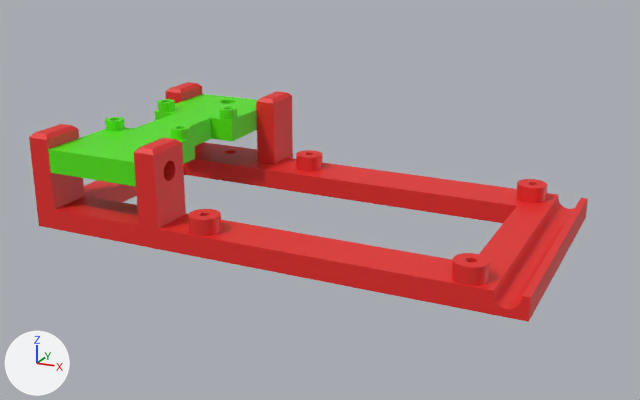
The Blender file 3d/tilter.blend as it was, and as the next commit left it.
One viewpoint serves both versions: a 50 mm camera at (95.1, -159.5, 63.1) aimed at (15.3, 9.2, -1.6). The axes (+X, +Y, +Z) are drawn at lower left. The lights are the same throughout.
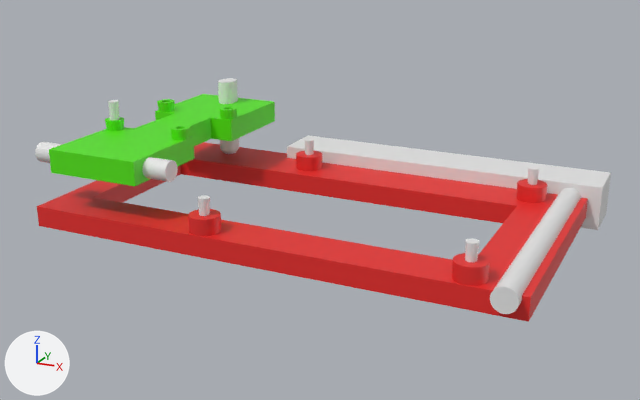
Commit message: fix: tilter

The change, as JSON lines over the scene's bpy script:
```json
{"op": "remove", "block": "ob_cylinder", "code": "ob_cylinder.hide_set(True)  # its collection is switched off"}
{"op": "remove", "block": "ob_cylinder_002", "code": "ob_cylinder_002.hide_set(True)  # its collection is switched off"}
{"op": "remove", "block": "ob_cube_004", "code": "ob_cube_004.hide_set(True)  # its collection is switched off"}
{"op": "remove", "block": "ob_cylinder_004", "code": "ob_cylinder_004.hide_set(True)  # its collection is switched off"}
{"op": "remove", "block": "ob_cylinder_005", "code": "ob_cylinder_005.hide_set(True)  # its collection is switched off"}
{"op": "remove", "block": "ob_cylinder_006", "code": "ob_cylinder_006.hide_set(True)  # its collection is switched off"}
{"op": "add", "block": "ob_cube_003", "code": "ob_cube_003.hide_set(True)"}
```

Location of each change, [x1, y1, x2, y2] in pixels of the pictures (640 x 400 px):
```json
{"object": "Cube.003", "change": "hidden", "before": [29, 82, 293, 229], "on screen": "red"}
{"object": "Cube.001", "change": "reshaped", "before": [48, 94, 258, 187], "after": [49, 94, 275, 186], "on screen": "8% wider"}
{"object": "Cube.004", "change": "shown", "after": [287, 135, 611, 230]}
{"object": "Cylinder.005", "change": "shown", "after": [490, 188, 581, 314]}
{"object": "Cylinder.004", "change": "shown", "after": [35, 142, 178, 182]}
{"object": "Cylinder.003", "change": "reshaped", "before": [105, 99, 237, 140], "after": [105, 99, 237, 140]}
{"object": "Cylinder", "change": "shown", "after": [198, 139, 539, 262]}
{"object": "Cylinder.006", "change": "shown", "after": [218, 78, 239, 154]}
{"object": "Cylinder.002", "change": "shown", "after": [108, 100, 119, 120]}
```
